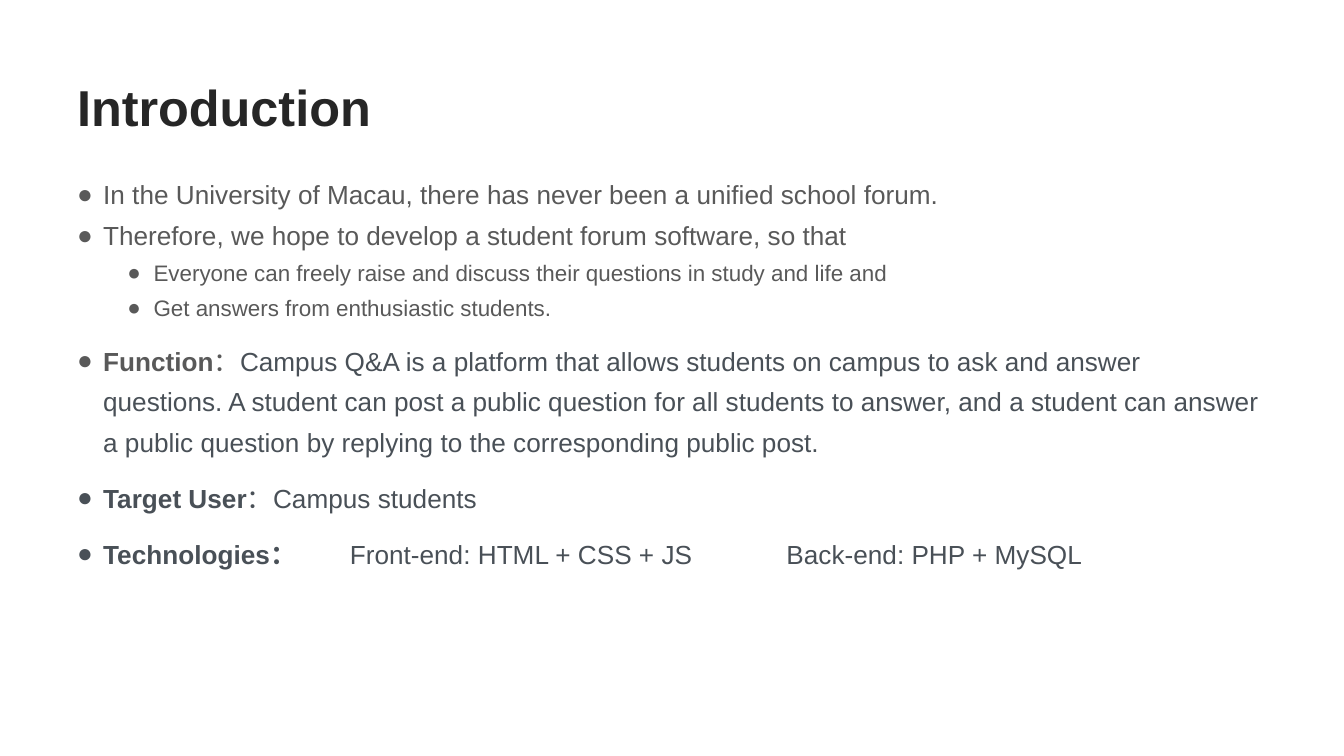
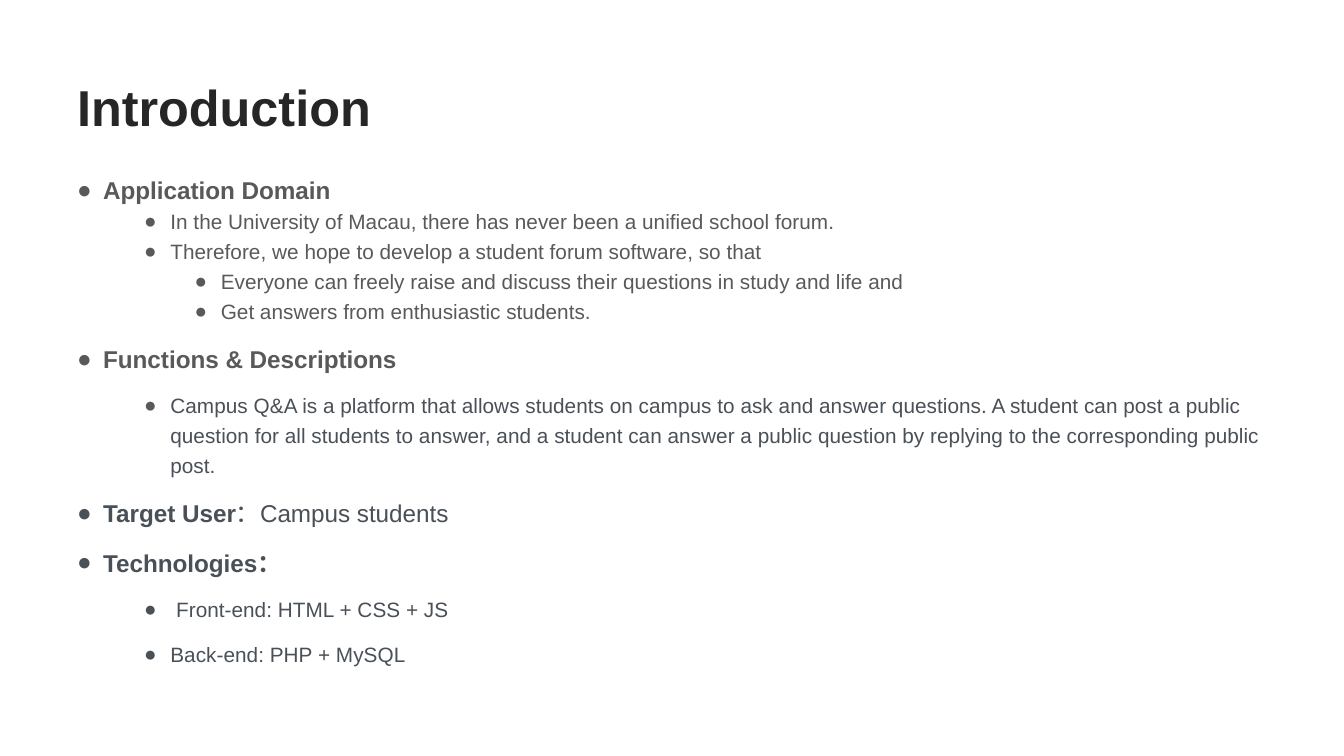
Before and after one commit to YanzhenHuang/CISC3003-Final-Project, a slide deck: slide 4 of My Project Archive/CISC3003-Project-Presentation (Final).pptx (slide 3 before the commit). Drawn at 1344x756 pixels with LibreOffice and Linux fonts; fonts in the diff are those of the drawing; background and template pictures are left out. Boxes give left, top, right and bottom in pixels: in the first picture for what was removed or moved away, otherwise in the second. Text is boxed around its words. In the diff, an @@ line names an element or a change of style, - is before the commit and + after.

```diff
--- a/My Project Archive/CISC3003-Project-Presentation (Final).pptx
+++ b/My Project Archive/CISC3003-Project-Presentation (Final).pptx
@@ text at <box>103,181,331,204</box>: paragraph added @@
+● Application Domain
@@ text at <box>103,214,903,527</box>: size 14 to 11.1 pt in "In the University of Macau, there has ...", "Therefore, we hope to develop a student ..."; size 12 to 11.1 pt in "Everyone can freely raise and discuss their ...", "Get answers from enthusiastic students."; size 14 to 12.9 pt in "Target User：Campus students"; list level 1 to 2 in "In the University of Macau, ..."; line spacing 1.3 to 1.2; list level 1 to 2 in "Therefore, we hope to develop ..."; list level 2 to 3 in "Everyone can freely raise and ..."; list level 2 to 3 in "Get answers from enthusiastic students." @@
@@ text at <box>103,350,1258,478</box>: text changed; size 14 to 11.1 pt @@
-● Function：Campus Q&A is a platform that allows students on campus to ask and answer questions. A student can post a public question for all students to answer, and a student can answer a public question by replying to the corresponding public post.
+● Functions & Descriptions
+  ● Campus Q&A is a platform that allows students on campus to ask and answer questions. A student can post a public question for all students to answer, and a student can answer a public question by replying to the corresponding public post.
@@ text at <box>103,554,448,667</box>: text changed; size 14 to 11.1 pt @@
-● Technologies： Front-end: HTML + CSS + JS Back-end: PHP + MySQL
+● Technologies：
+  ● Front-end: HTML + CSS + JS
+  ● Back-end: PHP + MySQL
```
Also in this commit, not shown: 8 other slides changed, 5 slides added, 1 other file.
